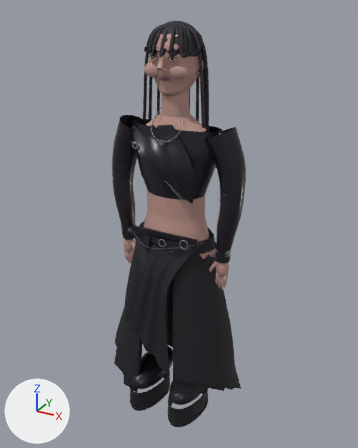
Two versions of the glTF model src/assets/avatars/look-0-crowd.glb, one commit apart.
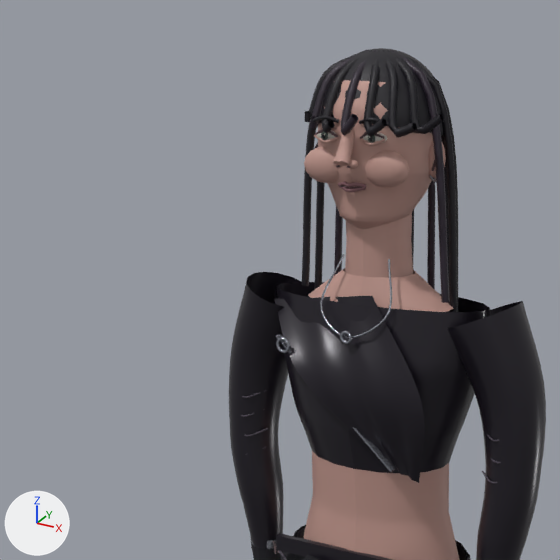
Each version is shown whole from a 50 mm lens placed at (1.135, -2.03, 2.132), pointed at (0.004, 0.026, 1.104), then close up on the part from 4% to 70% of the width and 0% to 53% of the height. Lighting does not change. The marker at lower left points along +X, +Y and +Z. The last two pictures show the newer version. Where no turn or scale is listed for an object, it has been applied to the vertices. Vertices at exactly the same position are counted once.
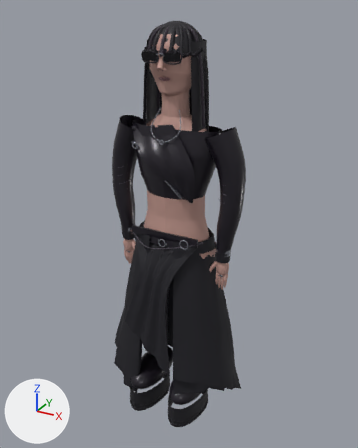
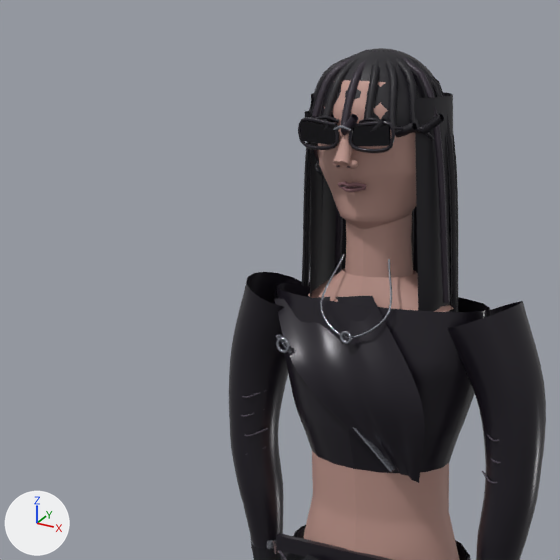
Where the change shows, as pixel boxes [x1, y1, x2, y2] in the close-ups (560 x 560 px):
'Mesh_24', reshaped: before [274, 282, 490, 560]; after [300, 121, 391, 147]
'Mesh_25', reshaped (mostly hidden before): before [280, 525, 471, 560]; after [274, 117, 490, 560]
part 1 of me_mesh_15, deleted: before [304, 147, 338, 183]
part 2 of me_mesh_15, deleted: before [365, 150, 409, 188]
part 3 of me_mesh_20, added (black): after [303, 67, 453, 312]
part 4 of me_mesh_24, added (black): after [300, 121, 391, 147]
part 5 of me_mesh_25, added: after [298, 117, 339, 150]
part 6 of me_mesh_25, added (black): after [349, 121, 395, 153]
part 7 of me_mesh_25, added: after [394, 127, 435, 140]

Patch to the scene script:
```diff
--- a/src/assets/avatars/look-0-crowd.glb.py
+++ b/src/assets/avatars/look-0-crowd.glb.py
@@ mat_lens @@
+mat_lens = principled_material('lens')
+mat_lens.base_color = (0.00335, 0.00273, 0.00561)  # black #0b0911
+mat_lens.metallic = 0.35
+mat_lens.roughness = 0.08
@@ me_mesh_15 @@
 # used by ob_mesh_15; location = (-0.397, 0.254, -0.99)
-me_mesh_15.from_pydata(...)  # 2390 vertices, 4552 faces; spans x 0.215..0.58, y -0.4..-0.142, z 2.065..3.052
+me_mesh_15.from_pydata(...)  # 2162 vertices, 4104 faces; spans x 0.215..0.58, y -0.4..-0.142, z 2.065..3.052
+# me_mesh_15 part 1: the loose piece of 114 vertices spanning x 0.287..0.381, y -0.364..-0.318, z 2.832..2.898 is deleted
+# me_mesh_15 part 2: the loose piece of 114 vertices spanning x 0.413..0.507, y -0.364..-0.318, z 2.832..2.898 is deleted
 me_mesh_15.materials.append(mat_skin)
@@ me_mesh_20 @@
 # used by ob_mesh_20; location = (-0.397, 0.254, -0.99)
-me_mesh_20.from_pydata(...)  # 1320 vertices, 2470 faces; spans x 0.232..0.564, y -0.384..-0.113, z 2.48..3.064
+me_mesh_20.from_pydata(...)  # 3238 vertices, 5702 faces; spans x 0.232..0.564, y -0.384..-0.11, z 2.48..3.064
+# me_mesh_20 part 3: 1918 vertices added at x 0.237..0.558, y -0.319..-0.11, z 2.48..3.055
 me_mesh_20.materials.append(mat_hair)
@@ me_mesh_24 @@
 # used by ob_mesh_24; location = (-0.397, 0.254, -0.99)
-me_mesh_24.from_pydata(...)  # 721 vertices, 1308 faces; spans x 0.164..0.631, y -0.408..-0.118, z 2.035..2.63
-me_mesh_24.materials.append(mat_leather)  # black #242029
+me_mesh_24.from_pydata(...)  # 16 vertices, 24 faces; spans x 0.304..0.49, y -0.38..-0.375, z 2.904..2.944
+# me_mesh_24 part 4: 16 vertices added at x 0.304..0.49, y -0.38..-0.375, z 2.904..2.944
+# other edits to the shape of me_mesh_24 do not show in these pictures
+me_mesh_24.materials.append(mat_lens)  # black #0b0911
@@ me_mesh_25 @@
 # used by ob_mesh_25; location = (-0.397, 0.254, -0.99)
-me_mesh_25.from_pydata(...)  # 1941 vertices, 3584 faces; spans x 0.0..0.793, y -0.504..0.0, z 1.061..2.08
-me_mesh_25.materials.append(mat_inner)  # black #18171f
+me_mesh_25.from_pydata(...)  # 1249 vertices, 2316 faces; spans x 0.164..0.631, y -0.408..-0.118, z 2.035..2.95
+# me_mesh_25 part 5: a new loose piece of 150 vertices spanning x 0.297..0.387, y -0.385..-0.372, z 2.895..2.95, in mat_leather (black #242029)
+# me_mesh_25 part 6: a new loose piece of 150 vertices spanning x 0.407..0.498, y -0.385..-0.372, z 2.895..2.95, in mat_leather (black #242029)
+# me_mesh_25 part 7: a new loose piece of 114 vertices spanning x 0.489..0.53, y -0.375..-0.242, z 2.887..2.941, in mat_leather (black #242029)
+# other edits to the shape of me_mesh_25 do not show in these pictures
+me_mesh_25.materials.append(mat_leather)  # black #242029
```
